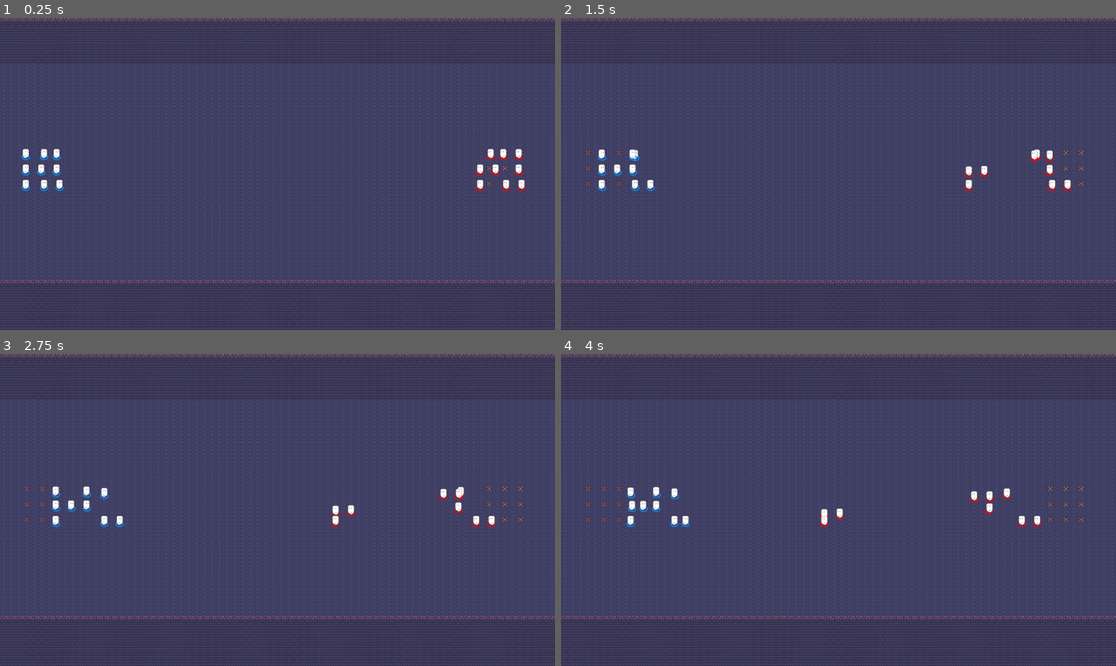
Above: before the commit, frames 1-4 (two rows, left to right).
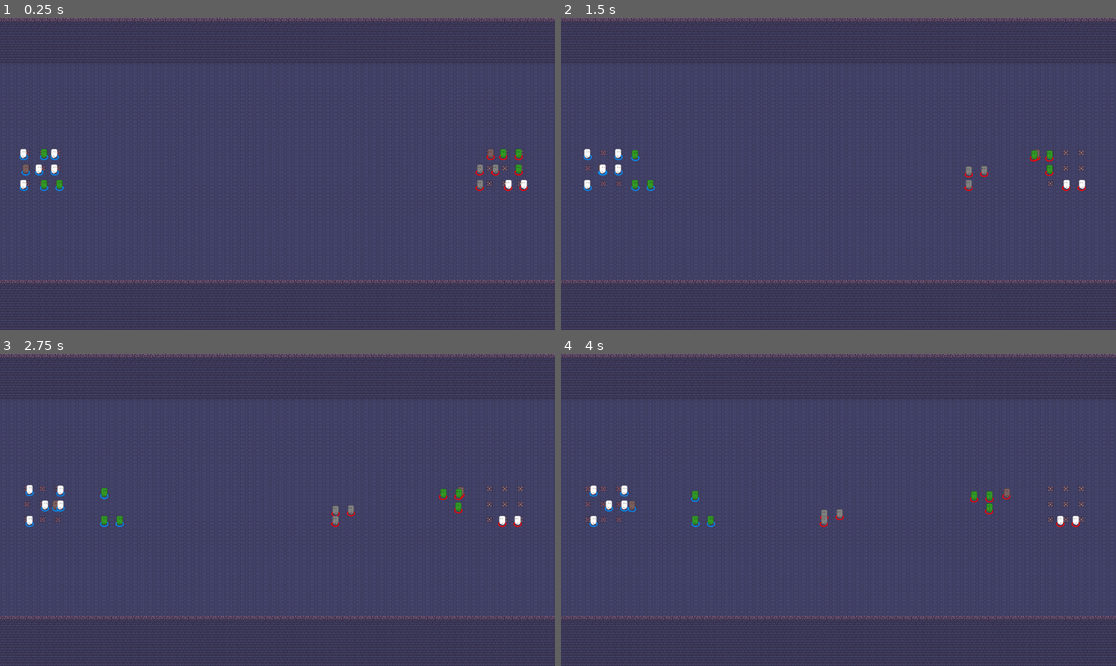
Above: after the commit, the same moments.

Repository: FontysRyan/PizzaProject1St2
Game: Godot game, scene res://Scenes/Combat test/TestScene_Combat.tscn
Same seed, same stepped clock (60 frames per second), same inputs: the game is played once before the commit and once after it. This scene is started directly instead of the project's main scene.
Inputs (mouse positions are in pixels of both pictures, inside the frame that each line leads up to):
- Up to frame 1 (0.25 s): no input
- Up to frame 2 (1.5 s): move the mouse to (960, 158) at 0.52 s; click (960, 158) at 0.67 s; drag from (727, 189) to (599, 152) at 1.27 s
- Up to frame 3 (2.75 s): move the mouse to (333, 441) at 2.02 s; click (333, 441) at 2.17 s
- Up to frame 4 (4 s): drag from (810, 572) to (666, 491) at 2.77 s; move the mouse to (1005, 556) at 3.52 s; click (1005, 556) at 3.67 s

The runs differ from the first frame. In frame 1, 0.7% of the frame differs, in the area x 3-96%, y 41-56%; in frame 2, 0.7%; in frame 3, 0.9%; in frame 4, 1.1%, in the area x 5-94%, y 42-56%.

Commit message:
Add fireball projectile and update unit logic
Introduced projectile scene, script, and assets. Updated test_unit.gd to support projectile assignment and modulate colors by unit type. Changed Archer's range from 400 to 200. Modified UnitSpawner.gd to spawn 'Pirate' instead of 'Wizard'.

Diff:
--- a/Resources/units/Archer.tres
+++ b/Resources/units/Archer.tres
@@ -8,5 +8,5 @@
 description = "weaker unit but shoots arrows faster"
 attack_speed = 1.2
 movement_speed = 50.0
-range = 400.0
+range = 200.0
 metadata/_custom_type_script = "uid://oi7bff77l8v2"
--- a/Scenes/Combat test/UnitSpawner.gd
+++ b/Scenes/Combat test/UnitSpawner.gd
@@ -51,6 +51,6 @@
 		3:
 			return "Warrior"
 		4:
-			return "Wizard"
+			return "Pirate"
 
 	return "" # default fallback
--- /dev/null
+++ b/Scenes/Combat test/fireball_light.gd
@@ -0,0 +1,34 @@
+extends Area2D
+
+@export var speed = 400
+@export var lifetime = 5.0
+var direction = Vector2.RIGHT  # will be set at spawn
+signal hit_target(body)
+
+func _ready():
+	connect("body_entered", Callable(self, "_on_body_entered"))
+
+	# Auto-destroy after lifetime
+	await get_tree().create_timer(lifetime).timeout
+	if is_inside_tree():
+		queue_free()
+
+func _physics_process(delta):
+	position += direction * speed * delta
+
+
+
+func _on_body_entered(body):
+	# Ignore enemies and non-collisions
+	if body.is_in_group("Enemies") or body.is_in_group("Non_collisions"):
+		return
+
+	# Emit signal instead of just printing
+
+
+	# Optional: keep the old print for debugging
+	if body.is_in_group("Player"):
+		emit_signal("hit_target", body)
+		print("YOU DIED BY PAULDRON")
+
+	queue_free()
--- /dev/null
+++ b/Scenes/Combat test/fireball_light.tscn
@@ -0,0 +1,40 @@
+[gd_scene load_steps=7 format=3 uid="uid://u82t2h2a2dw3"]
+
+[ext_resource type="Script" uid="uid://bfswc0ax41a8h" path="res://Scenes/Combat test/fireball_light.gd" id="1_dvv23"]
+[ext_resource type="Texture2D" uid="uid://djtrgc1n0ngj3" path="res://Scenes/Combat test/FireBall.png" id="2_jrxtp"]
+
+[sub_resource type="AtlasTexture" id="AtlasTexture_drflv"]
+atlas = ExtResource("2_jrxtp")
+region = Rect2(64, 0, 32, 32)
+
+[sub_resource type="AtlasTexture" id="AtlasTexture_tkmmq"]
+atlas = ExtResource("2_jrxtp")
+region = Rect2(32, 0, 32, 32)
+
+[sub_resource type="SpriteFrames" id="SpriteFrames_v3hh6"]
+animations = [{
+"frames": [{
+"duration": 1.0,
+"texture": SubResource("AtlasTexture_drflv")
+}, {
+"duration": 1.0,
+"texture": SubResource("AtlasTexture_tkmmq")
+}],
+"loop": true,
+"name": &"default",
+"speed": 5.0
+}]
+
+[sub_resource type="CircleShape2D" id="CircleShape2D_n5dmg"]
+radius = 10.049875
+
+[node name="Fireball_light" type="Area2D"]
+script = ExtResource("1_dvv23")
+
+[node name="AnimatedSprite2D" type="AnimatedSprite2D" parent="."]
+sprite_frames = SubResource("SpriteFrames_v3hh6")
+autoplay = "default"
+frame_progress = 0.69041884
+
+[node name="CollisionShape2D" type="CollisionShape2D" parent="."]
+shape = SubResource("CircleShape2D_n5dmg")
--- a/Scenes/Combat test/test_unit.gd
+++ b/Scenes/Combat test/test_unit.gd
@@ -7,7 +7,7 @@
 var Unit_in_Battle: bool = false
 @export var target: Node2D = null  # the unit’s current target
 @export var Current_hp: int
-
+@export var Projectile: PackedScene
 
 func _ready():
 	# Load stats if none assigned
@@ -28,6 +28,15 @@
 		name = "Enemy_" + file_name + "_unit"
 	Current_hp = stats.max_hp
 	var sprite: AnimatedSprite2D = $AnimatedSprite2D
+	match unit_type:
+		"Archer":
+			sprite.modulate = Color(0.197, 0.596, 0.148, 1.0)
+		"Knight":
+			sprite.modulate = Color(0.478, 0.369, 0.369, 1.0)
+		"Warrior":
+			sprite.modulate = Color(0.5, 0.5, 0.5)
+		"Wizard":
+			sprite.modulate = Color(0.462, 0.0, 0.484, 1.0)
 	var ring1: Sprite2D = $faction_Ring1
 	var ring2: Sprite2D = $faction_Ring2
 
Binary file added: Scenes/Combat test/FireBall.png
Not shown, added: Scenes/Combat test/FireBall.png.import
Not shown, added: Scenes/Combat test/fireball_light.gd.uid
Not shown, added: Scenes/Combat test/Unit.tscn4723415437.tmp
Not shown, added: Scenes/Combat test/Unit.tscn4730531530.tmp
